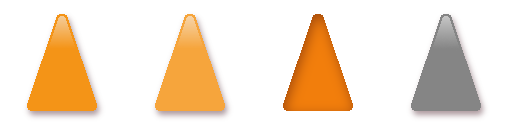
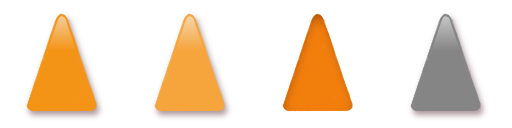
The second 512px x 128px image is a revision of the first. Changes to its layers:
"Layer": opacity 100% → 40%, moved it above "Layer #2", painted on it over [27, 14, 481, 111]
"Layer #2": opacity 40% → 100%, painted on it over [26, 13, 481, 112]
